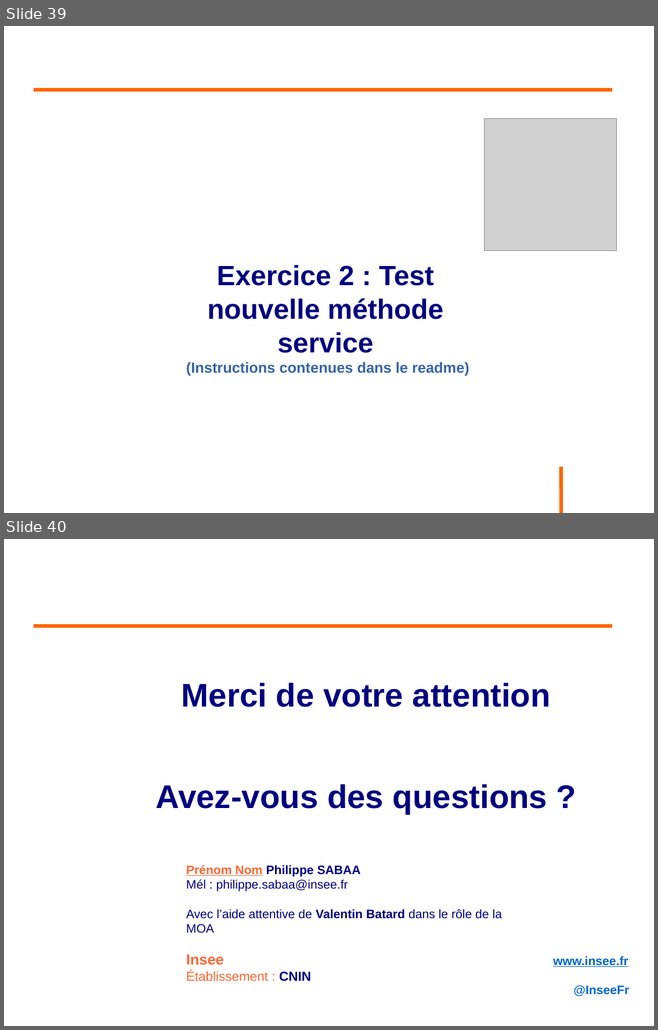
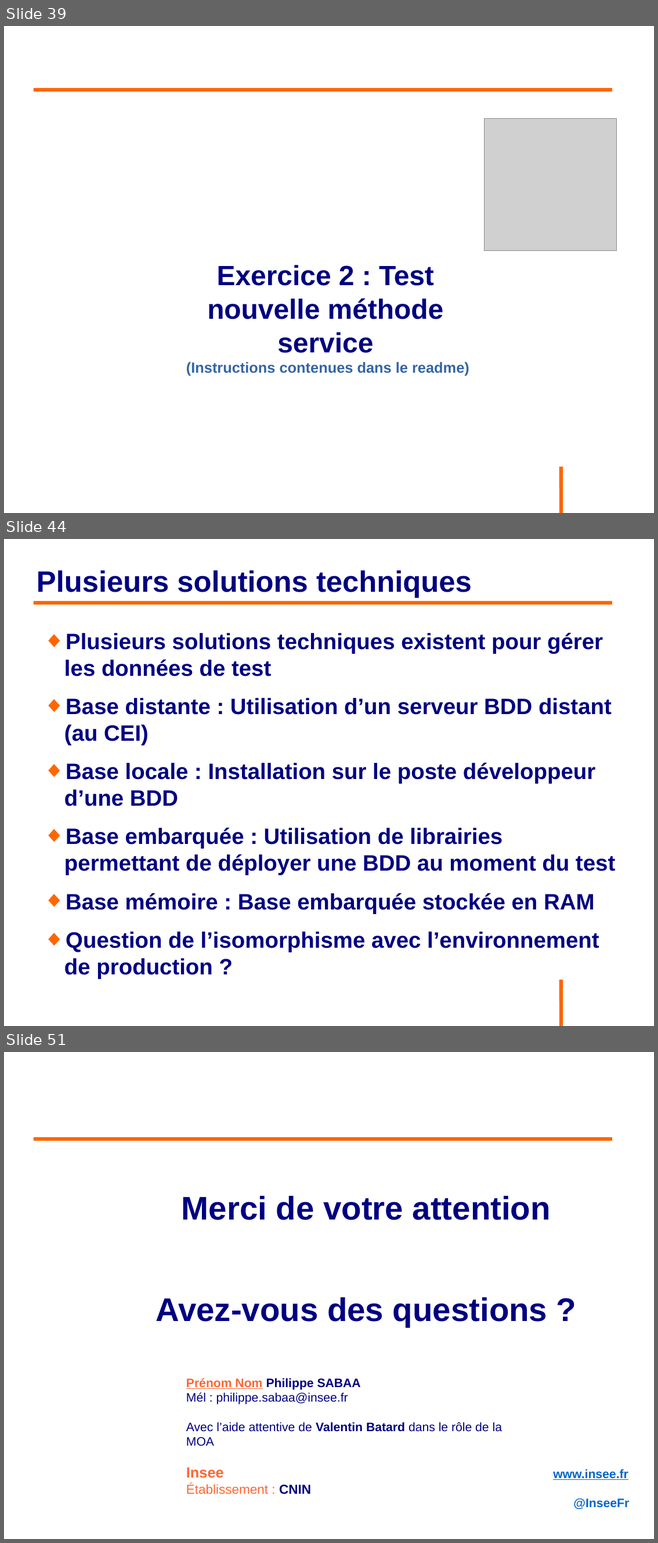
Before and after one commit to philphils/tests-unitaires-et-moins-unitaires, a slide deck: tests-unitaires-cours/nouveauDiapo/diapo_tests_unitaires.odp. Shown one above the other, each under a label of ours: slides 39 and 40 before the commit, slides 39, 44 and 51 after it; the slides between them are not shown. The pictures are 658x1030 and 658x1543 pixels, drawn with LibreOffice and Linux fonts; fonts in the diff are those of the drawing; grey boxes stand for pictures; background and template pictures are left out. Boxes give left, top, right and bottom in pixels: in the first picture for what was removed or moved away, otherwise in the second. Text is boxed around its words. In the diff, an @@ line names an element or a change of style, - is before the commit and + after.

Commit message:
Diapo partie base de test

```diff
--- a/tests-unitaires-cours/nouveauDiapo/diapo_tests_unitaires.odp
+++ b/tests-unitaires-cours/nouveauDiapo/diapo_tests_unitaires.odp
@@ slide 44 added at [4, 539, 654, 1026], background #FFFFFF; not listed: 1 template element that a slide beside it also shows @@
@@ title added at [36, 570, 471, 598], 36 pt, text #000080, bold @@
+Plusieurs solutions techniques
@@ line added from (34, 603) to (612, 603), #FF6600 4.54 pt @@
@@ text added at [64, 632, 615, 952], 27.2 pt, text #000080, bold @@
+◆ Plusieurs solutions techniques existent pour gérer les données de test
+◆ Base distante : Utilisation d’un serveur BDD distant (au CEI)
+◆ Base locale : Installation sur le poste développeur d’une BDD
+◆ Base embarquée : Utilisation de librairies permettant de déployer une BDD au moment du test
+◆ Base mémoire : Base embarquée stockée en RAM
+◆ Question de l’isomorphisme avec l’environnement de production ?
@@ what was slide 40 is now slide 51 @@
```
Also in this commit, not shown: 1 slide changed, 10 other slides added.
